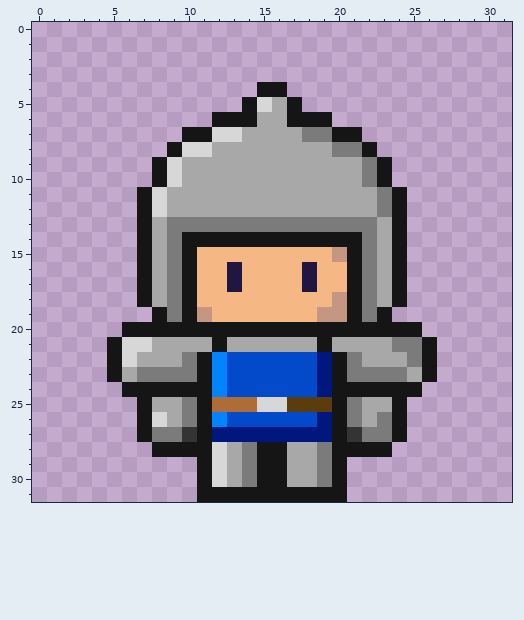
Edited in one commit: pixel-art file (art/unit/hero.aseprite). Above: the version before the commit.
32x32 pixels, 1 frame.
After the commit:
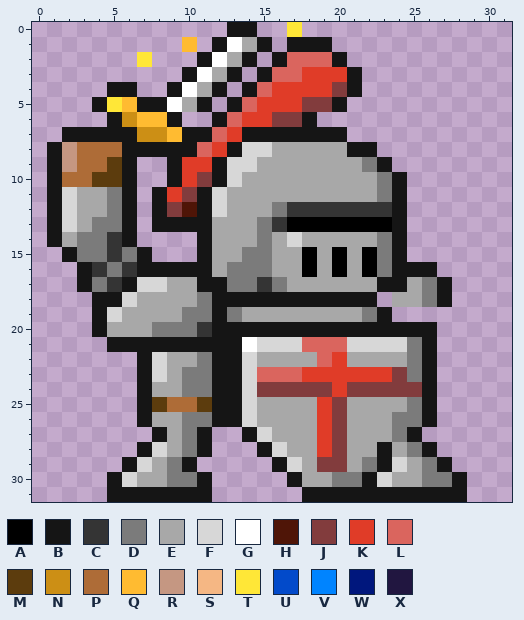
Palette (. is transparent): A #000000  B #151515  C #343434  D #7b7b7b  E #a8a8a8  F #d7d7d7  G #ffffff  H #4f1507  J #823c3d  K #e03c28  L #da655e  M #5c3c0d  N #cc8f15  P #ae6c37  Q #ffbb31  R #c59782  S #f5b784  T #ffe737  U #024aca  V #0084ff  W #00177d  X #211640
Changes in this commit:
Changed rows in their new state; - is an unchanged pixel.
first column x 1:
 0 ------------BB--T-----------
 1 ---------Q-BGEB-BBB---------
 2 ------T---BGEB-BLLLB--------
 3 ---------BGEB-BLLKKKB-------
 4 ----BB--BGEB-BLKKKKJB-------
 5 ---BTQBBGEB-BLKKKJJB--------
 6 ----BNQQB---LKKJJ-.---------
 7 -BBBBBNNQ--LKBBBBBB-.-------
 8 BRPPPBBB-BLKBFF----EB-------
 9 BRPPMB-.BKKBFF--------------
10 BPPMMB-.BKJBF--------EDB----
11 BFEEDB.BKJBF----------------
12 BFEEDB.BJHBF---DCCCCCCC-----
13 BFEDDB.BBBBEEE-CAAAAAAA-----
14 BEDDCB....-EEEDEFEEEEED-----
15 -BDDCD-...BEEDDEEAEAEAD-----
16 --BCDC-BB-BEDDDEEAEAEAD-BB--
17 --BDCBFFEEBBDDCDEEEEEEB-EDB-
18 ---BBFE-EEDBBBBBBBBB-B.EEDB-
19 ---BFEEEEDDBDEEEEEEEE-------
20 ---BEEEDDDC--------------B--
21 -----BBBBBB-BGFFFLLLFFFF----
22 ----..BF-EDBBFEEEELKE-------
23 ----..BFE-DBBFLLLKKKKKKJD---
24 -----.-EEDDBBFJJJJJKJJJJJB--
25 -------MPPMBBFEEEEKJE--EDB--
26 -------E--DBBFEEEEKJE-EDDB--
27 ------.BED-..BFEEEKJEEEDB---
28 ------BFED-...-F--KJEE-EDB--
29 -----BFEDB.....-F-JJEDBFEDB-
30 ----BFEEDD-.....B-EDDBFEEDDB
31 ----BBBBBB-......---BBBBBBBB
Changed places in both pictures, as pixel boxes (x1, y1, x2, y2):
changed: (47, 22, 467, 502)
